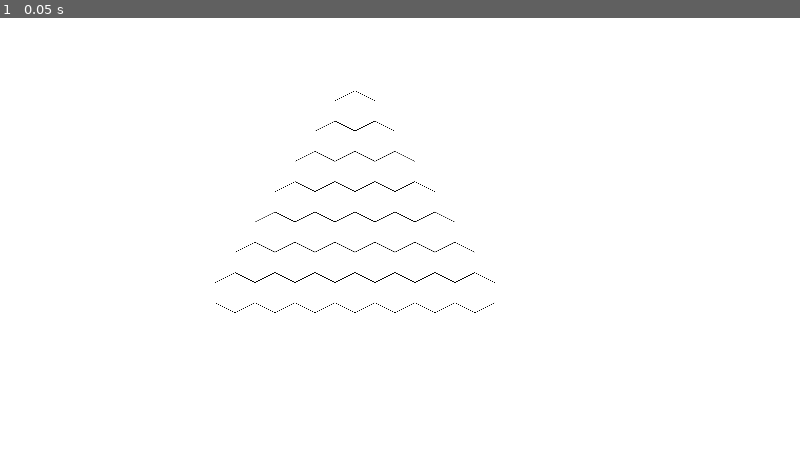
Above: before the commit, frame 1.
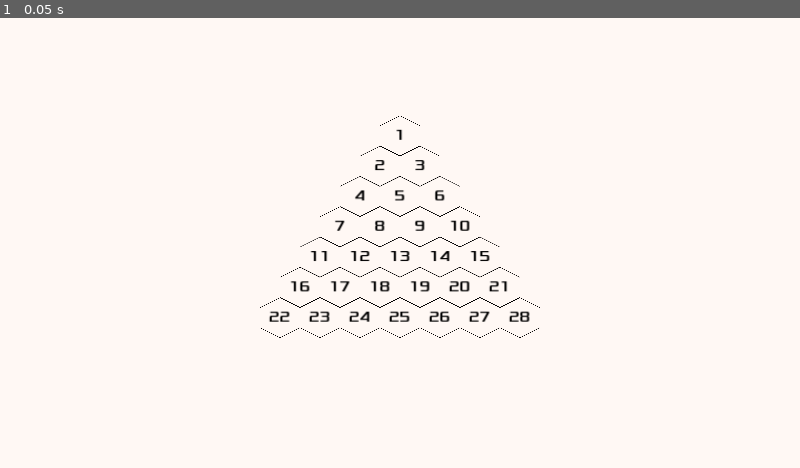
Above: after the commit, the same moment.

Repository: iggyshu/az-quiz
Game: Godot game, scene res://main.tscn
The game is run twice, just before and just after one commit, with the same random seed, the same clock (stepped at 60 frames per second) and the same inputs. The project has no main scene, so this scene is started directly.
Inputs:
- Up to frame 1 (0.05 s): no input

The runs differ from the first frame. In frame 1, 1.7% of the frame differs, in the area x 26-68%, y 16-72%.

Commit message:
add numbers to tiles

Diff:
--- /dev/null
+++ b/hexagon.gd
@@ -0,0 +1,13 @@
+extends Area2D
+
+# Called when the node enters the scene tree for the first time.
+func _ready():
+	pass # Replace with function body.
+
+
+# Called every frame. 'delta' is the elapsed time since the previous frame.
+func _process(delta):
+	pass
+
+func set_value(value):
+	$NumberLabel.text = value
--- a/hexagon.tscn
+++ b/hexagon.tscn
@@ -1,9 +1,11 @@
-[gd_scene load_steps=6 format=3 uid="uid://dcnuoosje5apo"]
+[gd_scene load_steps=9 format=3 uid="uid://dcnuoosje5apo"]
 
 [ext_resource type="Texture2D" uid="uid://h4m8iynwh1ot" path="res://art/hexagon_black.png" id="1_c1pcn"]
+[ext_resource type="Script" path="res://hexagon.gd" id="1_xwwt4"]
 [ext_resource type="Texture2D" uid="uid://dhnnj1nx4monh" path="res://art/hexagon_blue.png" id="2_26cjb"]
 [ext_resource type="Texture2D" uid="uid://endifvyluv17" path="res://art/hexagon_empty.png" id="3_0x3yg"]
 [ext_resource type="Texture2D" uid="uid://lnfscf0cjmlw" path="res://art/hexagon_red.png" id="4_1kud8"]
+[ext_resource type="FontFile" uid="uid://dxc71cs4m0d58" path="res://fonts/Xolonium-Regular.ttf" id="5_ovq2p"]
 
 [sub_resource type="SpriteFrames" id="SpriteFrames_lhvxw"]
 animations = [{
@@ -40,10 +42,35 @@
 "speed": 5.0
 }]
 
+[sub_resource type="CircleShape2D" id="CircleShape2D_mm7gt"]
+radius = 32.9848
+
 [node name="Hexagon" type="Area2D"]
+script = ExtResource("1_xwwt4")
 
 [node name="AnimatedSprite2D" type="AnimatedSprite2D" parent="."]
 rotation = 1.5708
 scale = Vector2(0.25, 0.25)
 sprite_frames = SubResource("SpriteFrames_lhvxw")
 animation = &"empty"
+
+[node name="NumberLabel" type="Label" parent="."]
+anchors_preset = 15
+anchor_right = 1.0
+anchor_bottom = 1.0
+offset_left = -32.0
+offset_top = -16.0
+offset_right = 32.0
+offset_bottom = 16.0
+grow_horizontal = 2
+grow_vertical = 2
+size_flags_horizontal = 4
+theme_override_colors/font_color = Color(0, 0, 0, 1)
+theme_override_fonts/font = ExtResource("5_ovq2p")
+theme_override_font_sizes/font_size = 24
+text = "1"
+horizontal_alignment = 1
+vertical_alignment = 1
+
+[node name="CollisionShape2D" type="CollisionShape2D" parent="."]
+shape = SubResource("CircleShape2D_mm7gt")
--- a/main.gd
+++ b/main.gd
@@ -4,16 +4,6 @@
 const HEX_TILE = preload("res://hexagon.tscn")
 
 @export var grid_size := 7
-
-var grid = [
-	[0],
-	[1],
-	[6],
-	[],
-	[],
-	[],
-	[]
-]
 
 # Called when the node enters the scene tree for the first time.
 func _ready():
@@ -24,10 +14,11 @@
 	pass
 
 func _generate_grid():
+	var tile_num = 1
+
 	for x in range(1, grid_size + 1):
 		var tile_coordinates = $StartTilePosition.position
-		# tile_coordinates.x = x * (TILE_SIZE - 16) * cos(deg_to_rad(30))
-		#tile_coordinates.x = x * (TILE_SIZE - 16) * cos(deg_to_rad(30))
+		tile_coordinates.x += TILE_SIZE / 2
 		tile_coordinates.x -= TILE_SIZE / 2 * x
 		tile_coordinates.y += (TILE_SIZE - 8) * x * cos(deg_to_rad(30))
 		for y in range(x):
@@ -35,3 +26,5 @@
 			add_child(tile)
 			tile.translate(Vector2(tile_coordinates.x, tile_coordinates.y))
 			tile_coordinates.x += TILE_SIZE
+			tile.set_value(str(tile_num))
+			tile_num += 1
--- a/main.tscn
+++ b/main.tscn
@@ -14,6 +14,7 @@
 offset_bottom = 720.0
 grow_horizontal = 2
 grow_vertical = 2
+color = Color(1, 0.972549, 0.956863, 1)
 
 [node name="StartTilePosition" type="Marker2D" parent="."]
-position = Vector2(600, 100)
+position = Vector2(640, 140)
Not shown, added: fonts/FONTLOG.txt
Not shown, added: fonts/LICENSE.txt
Binary file added: fonts/Xolonium-Regular.ttf
Not shown, added: fonts/Xolonium-Regular.ttf.import
